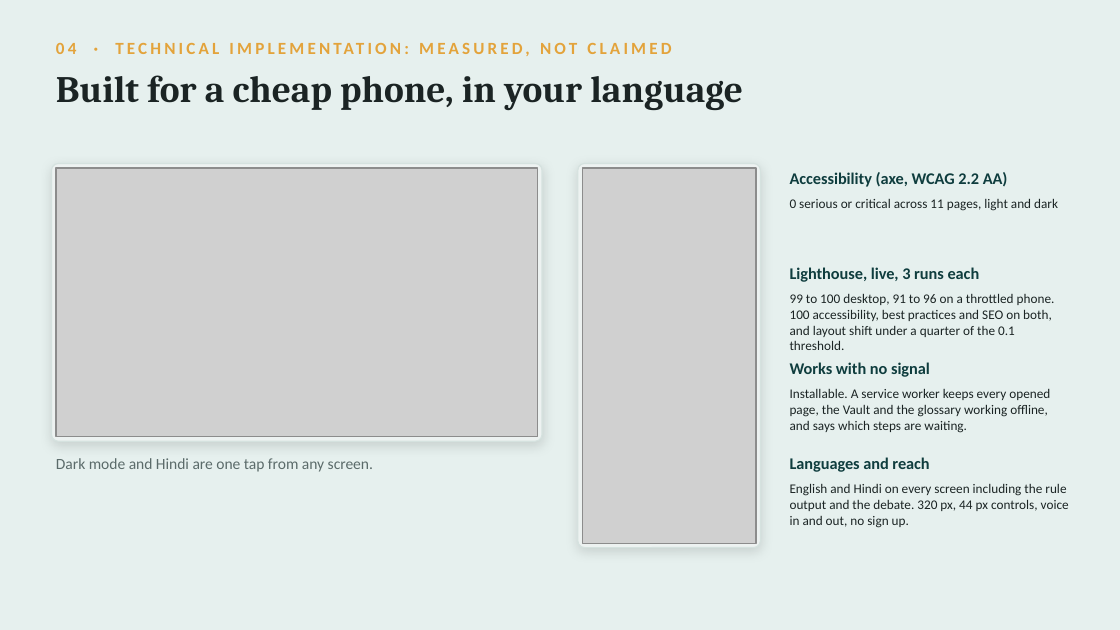
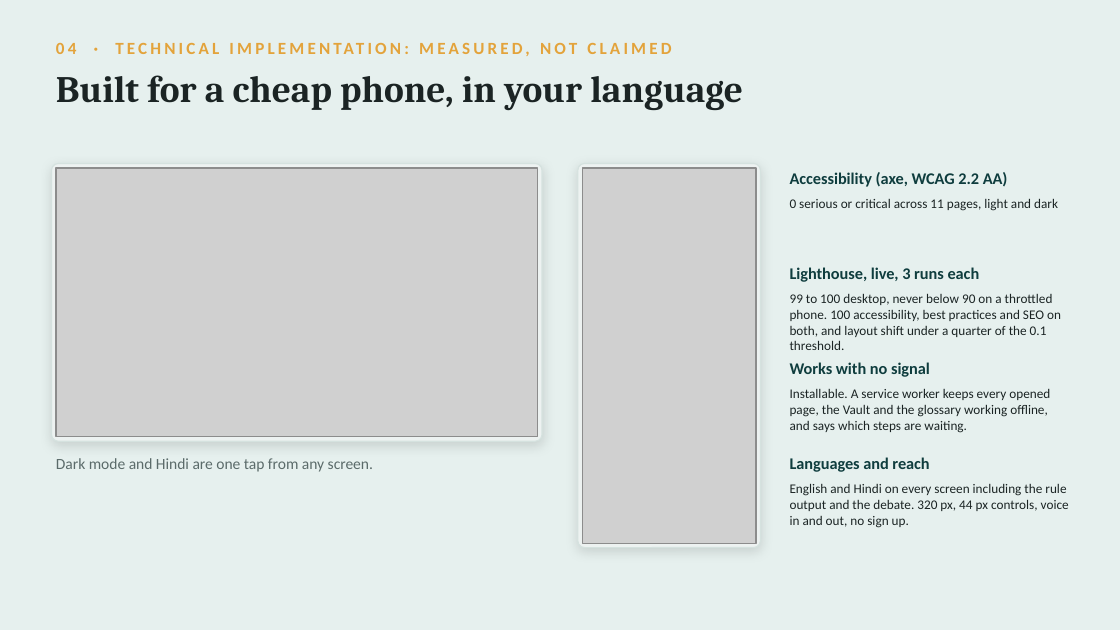
Before and after one commit to usv240/virasat, a slide deck: slide 8 of public/docs/Virasat-Team-USV-Deck.pptx. Drawn at 1120x630 pixels with LibreOffice and Linux fonts; fonts in the diff are those of the drawing; grey boxes stand for pictures. Boxes give left, top, right and bottom in pixels: in the first picture for what was removed or moved away, otherwise in the second. Text is boxed around its words. In the diff, an @@ line names an element or a change of style, - is before the commit and + after.

```diff
--- a/public/docs/Virasat-Team-USV-Deck.pptx
+++ b/public/docs/Virasat-Team-USV-Deck.pptx
@@ text at (790, 294, 1061, 350): text changed @@
-99 to 100 desktop, 91 to 96 on a throttled phone. 100 accessibility, best practices and SEO on both, and layout shift under a quarter of the 0.1 threshold.
+99 to 100 desktop, never below 90 on a throttled phone. 100 accessibility, best practices and SEO on both, and layout shift under a quarter of the 0.1 threshold.
```
Also in this commit, not shown: 9 other files.
